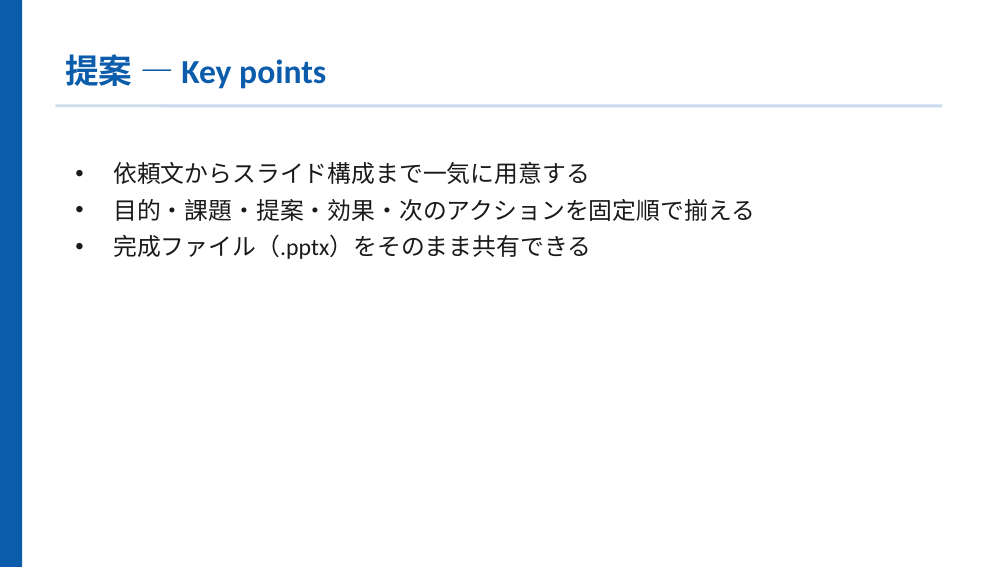
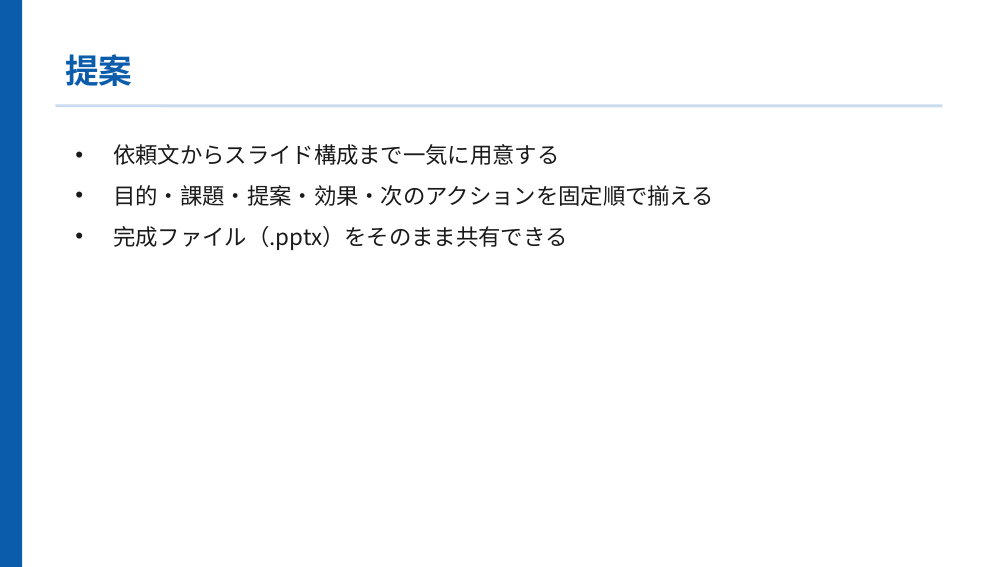
Before and after one commit to shenmixingye08-design/atlas-app, a slide deck: slide 6 of public/samples/sales-deck.pptx. Drawn at 1008x567 pixels with LibreOffice and Linux fonts; fonts in the diff are those of the drawing. Boxes give left, top, right and bottom in pixels: in the first picture for what was removed or moved away, otherwise in the second. Text is boxed around its words. In the diff, an @@ line names an element or a change of style, - is before the commit and + after.

```diff
--- a/public/samples/sales-deck.pptx
+++ b/public/samples/sales-deck.pptx
@@ text at <box>65,54,132,86</box>: text changed; font Calibri to Noto Sans CJK JP @@
-提案 — Key points
+提案
@@ text "依頼文からスライド構成まで一気に用意する": place and size @@
-text "依頼文からスライド構成まで一気に用意する" at <box>113,162,755,259</box>
+text "依頼文からスライド構成まで一気に用意する" at <box>113,144,714,250</box>
@@ text "依頼文からスライド構成まで一気に用意する" at <box>113,144,714,250</box>: size 17 to 16 pt, font Calibri to Noto Sans CJK JP; line spacing 26pt to 1; more space between paragraphs @@
```
Also in this commit, not shown: 10 other slides changed, 1 slide added, 3 slides removed, 12 other files.
